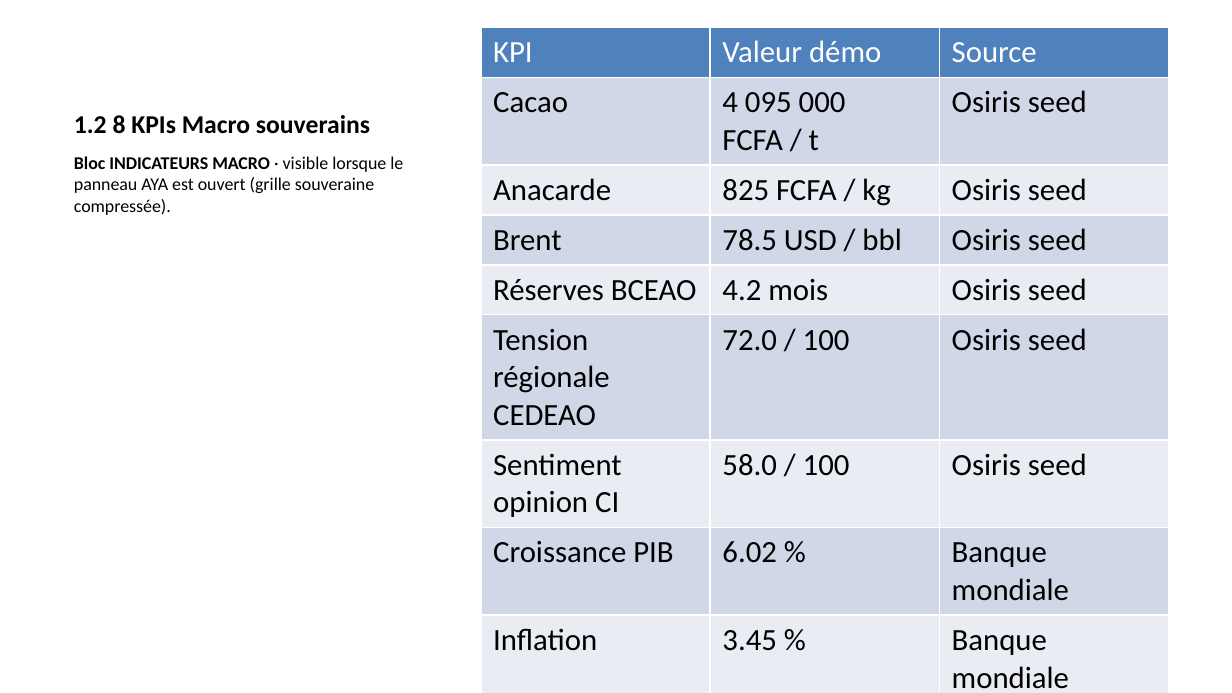
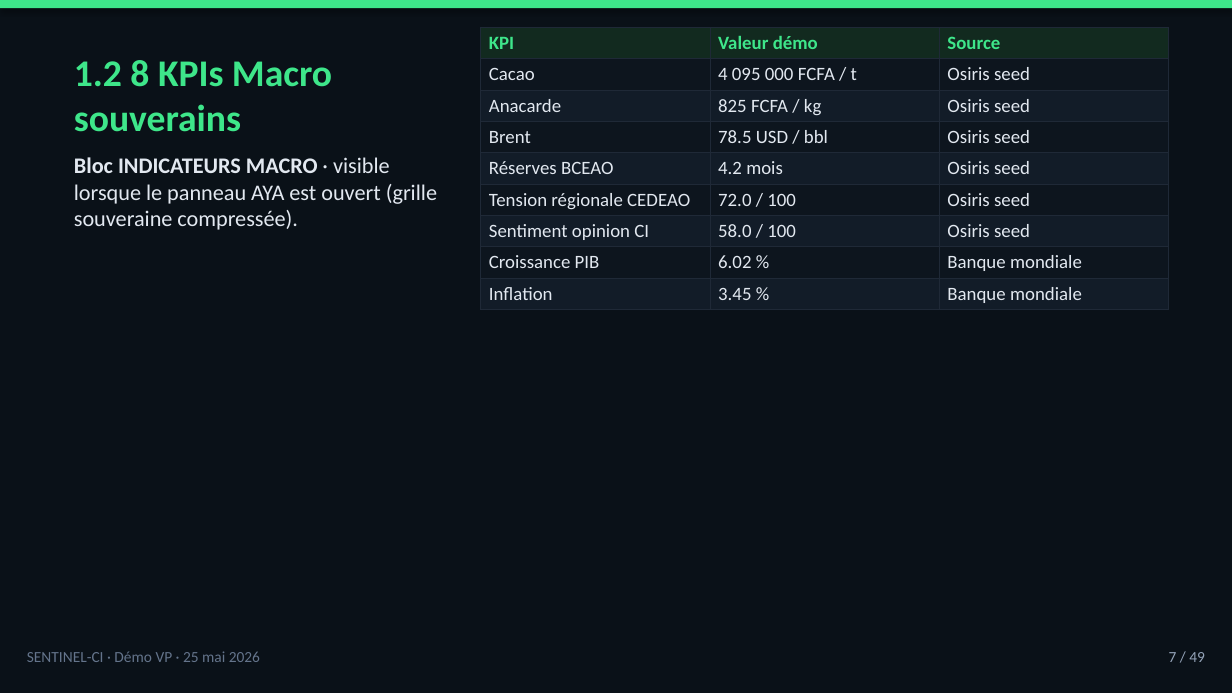
Before and after one commit to tishacian/hyusai, a slide deck: slide 7 of docs/sentinel-ci-demo-deck-2026-05-25.pptx. Drawn at 1232x693 pixels with LibreOffice and Linux fonts; fonts in the diff are those of the drawing. Boxes give left, top, right and bottom in pixels: in the first picture for what was removed or moved away, otherwise in the second. Text is boxed around its words. In the diff, an @@ line names an element or a change of style, - is before the commit and + after.

```diff
--- a/docs/sentinel-ci-demo-deck-2026-05-25.pptx
+++ b/docs/sentinel-ci-demo-deck-2026-05-25.pptx
@@ background #FFFFFF to #0A1118 @@
@@ rectangle added at <box>0,0,1232,9</box>, fill #3EE68A @@
@@ title "1.2 8 KPIs Macro souverains" at <box>74,60,332,132</box>: size 15 to 22 pt, text colour #000000 to #3EE68A @@
@@ table at <box>480,27,1168,617</box> @@
@@ fill #4F81BD to #122A1F in row 1 @@
@@ fill #D0D8E8 to #0D151E in 12 cells @@
@@ fill #E9EDF4 to #121C28 in 12 cells @@
@@ size 18 to 11 pt, text colour #000000 to #E2E8F0 @@
@@ text colour #FFFFFF to #3EE68A, bold on in "KPI", "Valeur démo", "Source" @@
@@ borders changed @@
@@ text "Bloc INDICATEURS MACRO · visible ..." at <box>74,157,437,230</box>: size 10.5 to 13 pt, text colour #000000 to #E2E8F0 @@
@@ text added at <box>27,651,260,662</box>, 9 pt, text #64748B @@
+SENTINEL-CI · Démo VP · 25 mai 2026
@@ text added at <box>1169,652,1205,662</box>, 9 pt, text #94A3B8 @@
+7 / 49
```
Also in this commit, not shown: 47 other slides changed, 1 slide added, 1 slide removed, 20 other files.
